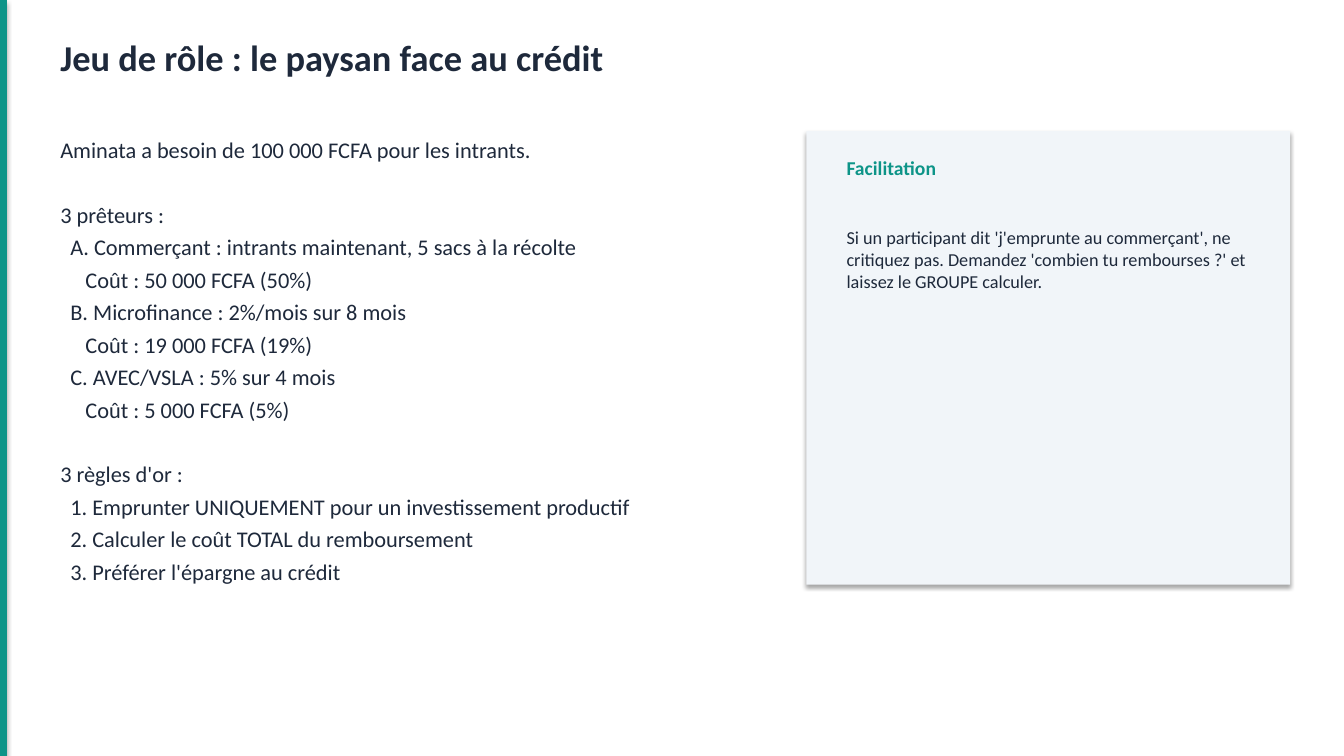
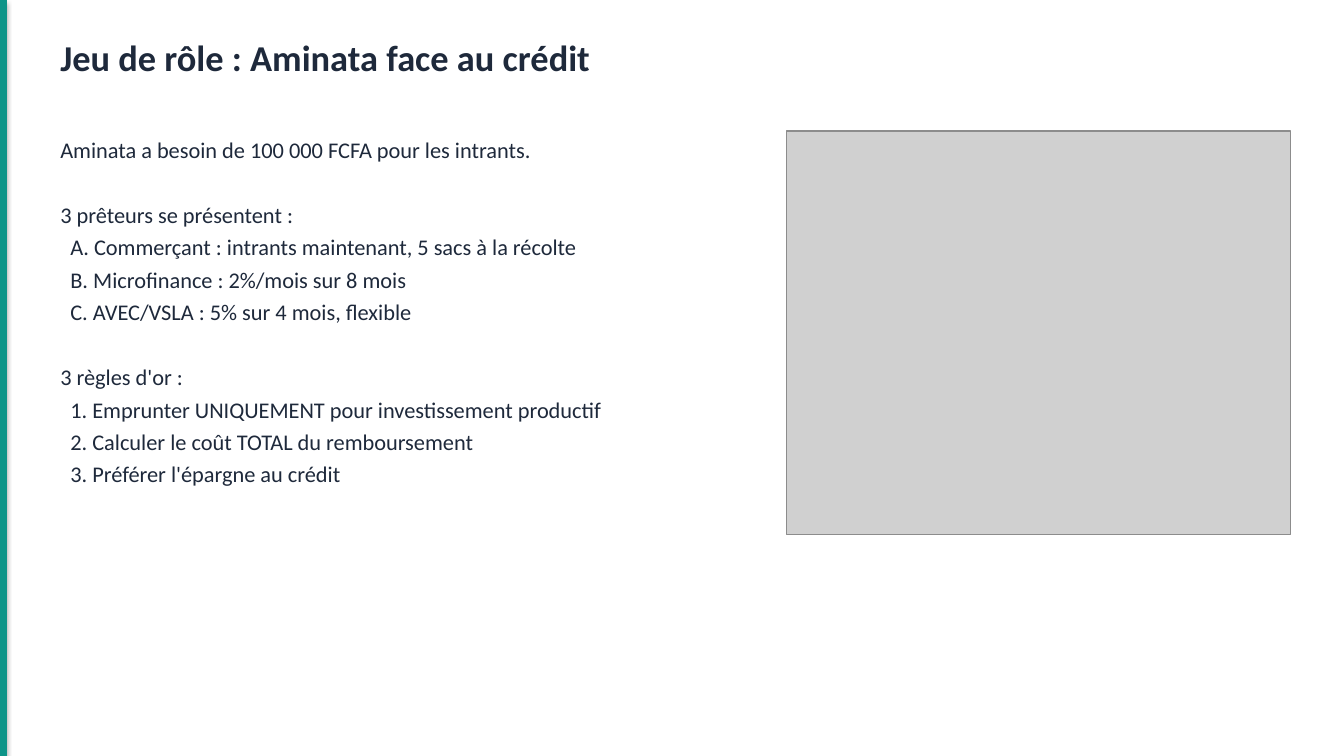
Before and after one commit to Louistatch/portefolio, a slide deck: slide 30 of TOF-FIN-01_Gestion_Financiere_Paysanne.pptx (slide 28 before the commit). Drawn at 1344x756 pixels with LibreOffice and Linux fonts; fonts in the diff are those of the drawing; grey boxes stand for pictures. Boxes give left, top, right and bottom in pixels: in the first picture for what was removed or moved away, otherwise in the second. Text is boxed around its words. In the diff, an @@ line names an element or a change of style, - is before the commit and + after.

```diff
--- a/TOF-FIN-01_Gestion_Financiere_Paysanne.pptx
+++ b/TOF-FIN-01_Gestion_Financiere_Paysanne.pptx
@@ text at [60, 45, 590, 72]: text changed @@
-Jeu de rôle : le paysan face au crédit
+Jeu de rôle : Aminata face au crédit
@@ picture added at [786, 131, 1291, 534] @@
@@ rectangle removed at [807, 131, 1291, 585] @@
@@ text removed at [847, 161, 936, 175] @@
-Facilitation
@@ text at [60, 207, 282, 227]: text changed @@
-3 prêteurs :
+3 prêteurs se présentent :
@@ text removed at [847, 231, 1246, 288] @@
-Si un participant dit 'j'emprunte au commerçant', ne critiquez pas. Demandez 'combien tu rembourses ?' et laissez le GROUPE calculer.
@@ text at [85, 272, 312, 291]: paragraph removed @@
-Coût : 50 000 FCFA (50%)
@@ text at [70, 304, 411, 323]: text changed @@
-Coût : 19 000 FCFA (19%)
-C. AVEC/VSLA : 5% sur 4 mois
-Coût : 5 000 FCFA (5%)
+C. AVEC/VSLA : 5% sur 4 mois, flexible
@@ text at [70, 402, 601, 422]: text changed @@
-1. Emprunter UNIQUEMENT pour un investissement productif
+1. Emprunter UNIQUEMENT pour investissement productif
```
Also in this commit, not shown: 31 other slides changed, 6 slides added, 3 slides removed, 13 other files.
